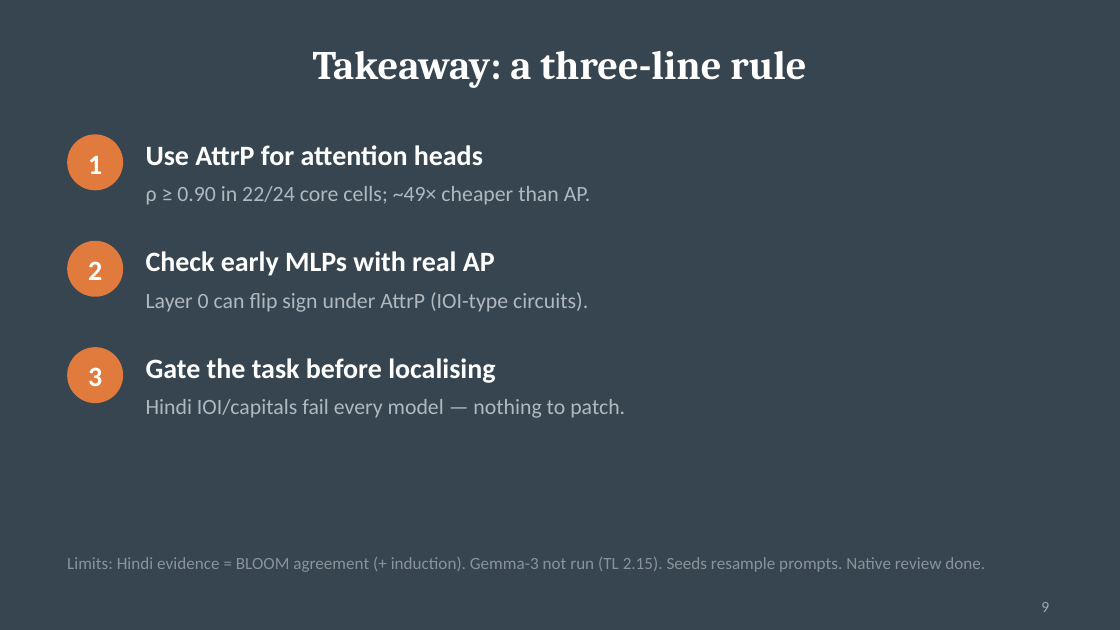
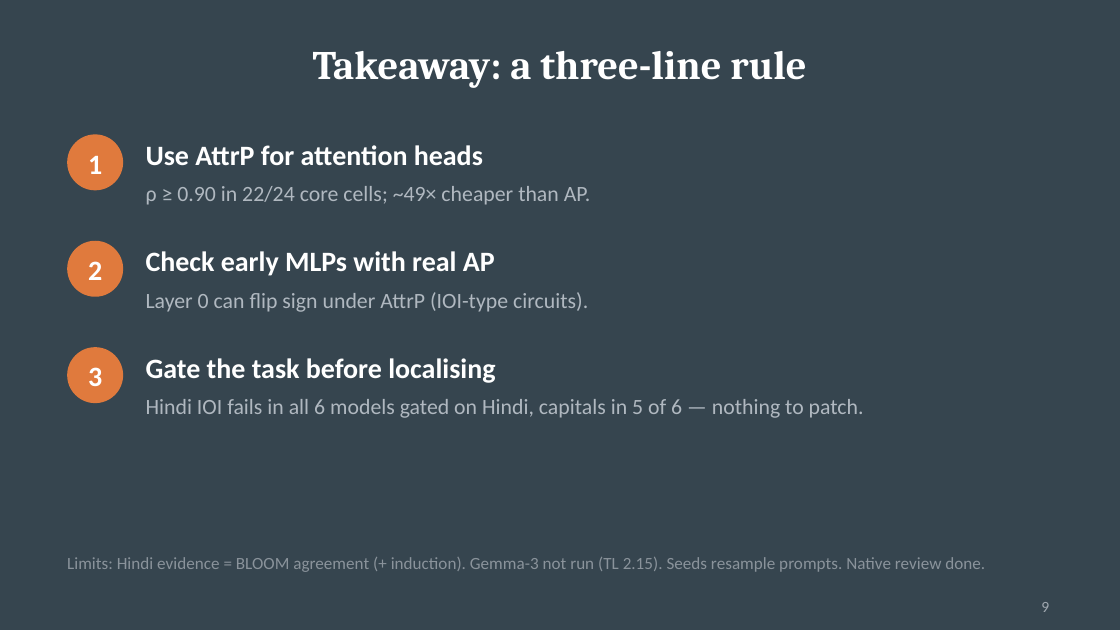
Before and after one commit to hrishirajmitra/attrp-ap-hindi, a slide deck: slide 9 of slides/results/results_deck.pptx. Drawn at 1120x630 pixels with LibreOffice and Linux fonts; fonts in the diff are those of the drawing. Boxes give left, top, right and bottom in pixels: in the first picture for what was removed or moved away, otherwise in the second. Text is boxed around its words. In the diff, an @@ line names an element or a change of style, - is before the commit and + after.

```diff
--- a/slides/results/results_deck.pptx
+++ b/slides/results/results_deck.pptx
@@ text at [146, 399, 864, 418]: text changed @@
-Hindi IOI/capitals fail every model — nothing to patch.
+Hindi IOI fails in all 6 models gated on Hindi, capitals in 5 of 6 — nothing to patch.
```
Also in this commit, not shown: 6 other slides changed, 6 other files.
